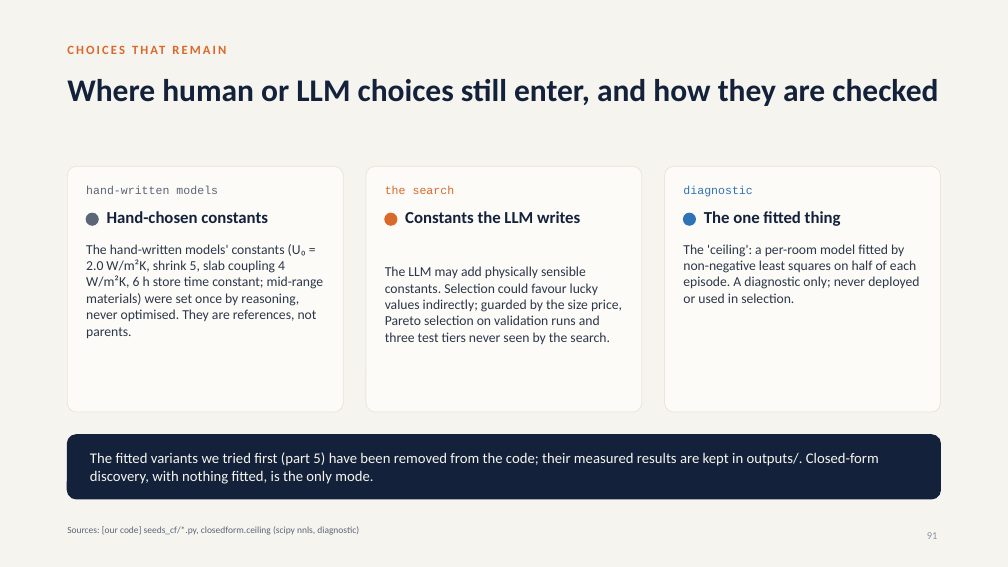
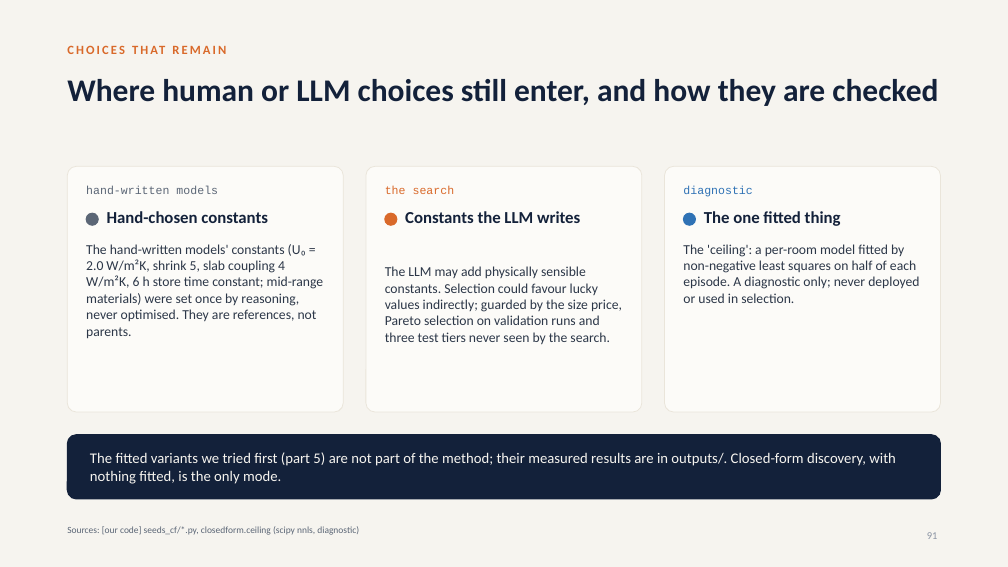
Before and after one commit to srivathsanb14/working-code, a slide deck: slide 91 of docs/One_Controller_for_Every_Building_meeting.pptx. Drawn at 1008x567 pixels with LibreOffice and Linux fonts; fonts in the diff are those of the drawing. Boxes give left, top, right and bottom in pixels: in the first picture for what was removed or moved away, otherwise in the second. Text is boxed around its words. In the diff, an @@ line names an element or a change of style, - is before the commit and + after.

```diff
--- a/docs/One_Controller_for_Every_Building_meeting.pptx
+++ b/docs/One_Controller_for_Every_Building_meeting.pptx
@@ text at [90, 452, 896, 484]: text changed @@
-The fitted variants we tried first (part 5) have been removed from the code; their measured results are kept in outputs/. Closed-form discovery, with nothing fitted, is the only mode.
+The fitted variants we tried first (part 5) are not part of the method; their measured results are in outputs/. Closed-form discovery, with nothing fitted, is the only mode.
```
Also in this commit, not shown: 4 other slides changed, 47 other files.
